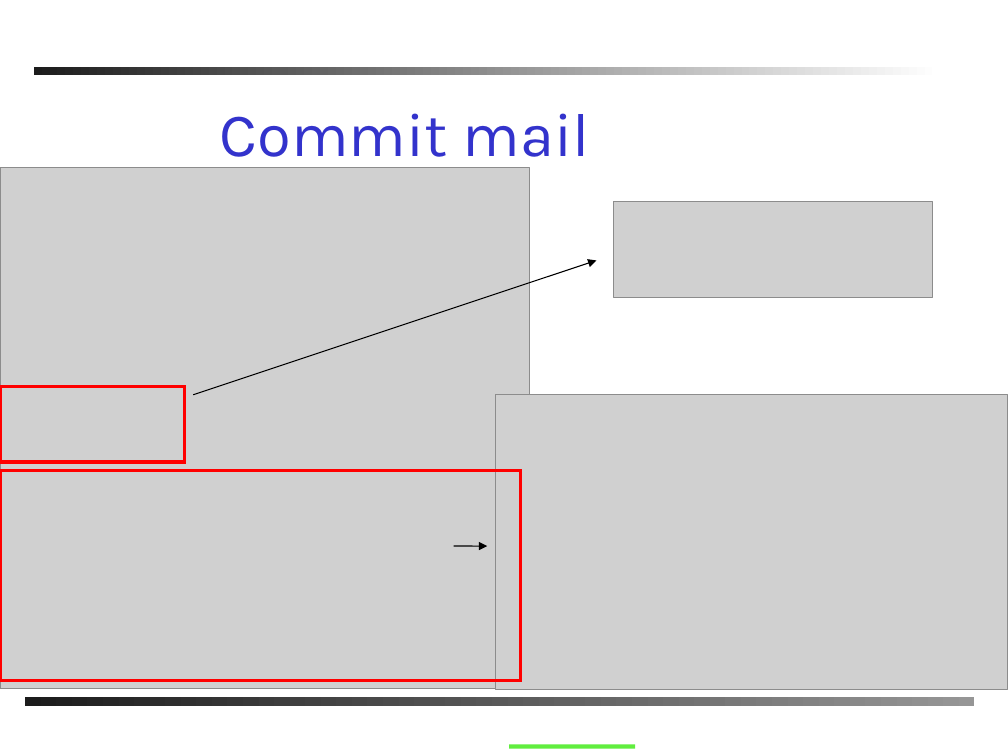
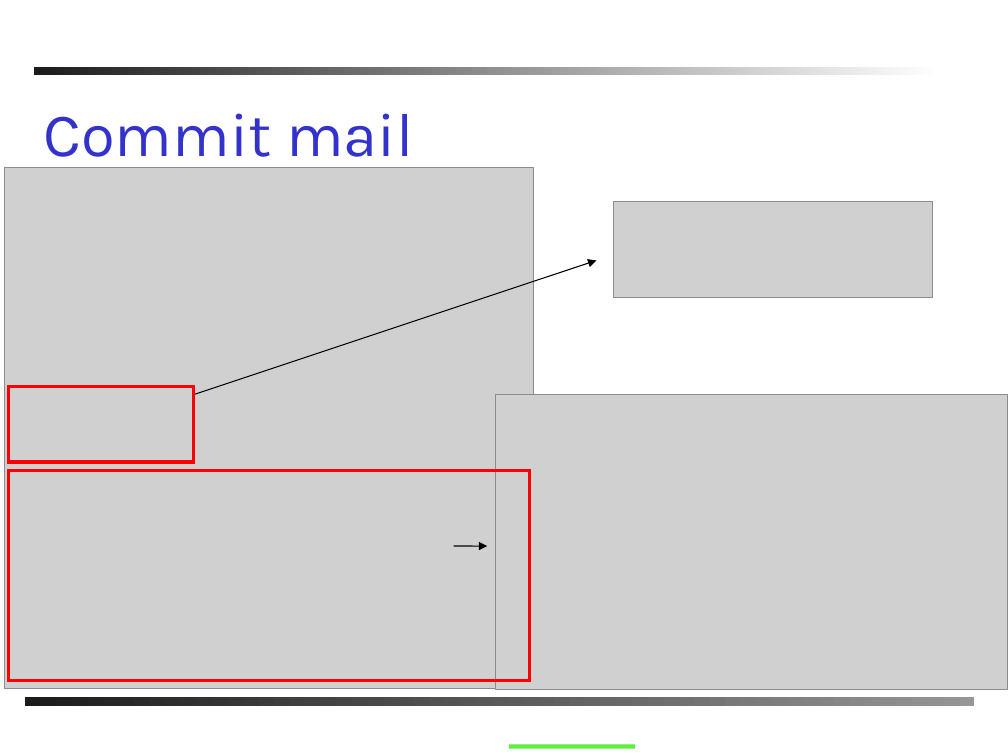
Before and after one commit to windygu/AnkhSVN, a slide deck: slide 14 of doc/powerpoint/Subversion_addin_for_VS.NET.ppt. Drawn at 1008x756 pixels with LibreOffice and Linux fonts; fonts in the diff are those of the drawing; grey boxes stand for pictures; background and template pictures are left out. Boxes give left, top, right and bottom in pixels: in the first picture for what was removed or moved away, otherwise in the second. Text is boxed around its words. In the diff, an @@ line names an element or a change of style, - is before the commit and + after.

```diff
--- a/doc/powerpoint/Subversion_addin_for_VS.NET.ppt
+++ b/doc/powerpoint/Subversion_addin_for_VS.NET.ppt
@@ text "Commit mail": place and size @@
-text "Commit mail" at box(220, 113, 590, 171)
+text "Commit mail" at box(44, 113, 413, 171)
@@ picture: place and size @@
-picture at box(0, 167, 529, 688)
+picture at box(5, 167, 534, 688)
@@ rectangle: place and size @@
-rectangle at box(0, 386, 184, 462)
+rectangle at box(8, 386, 193, 462)
@@ rectangle: place and size @@
-rectangle at box(0, 471, 521, 680)
+rectangle at box(8, 471, 529, 680)
```
Also in this commit, not shown: 9 other slides changed, 2 slides added, 1 slide removed.
